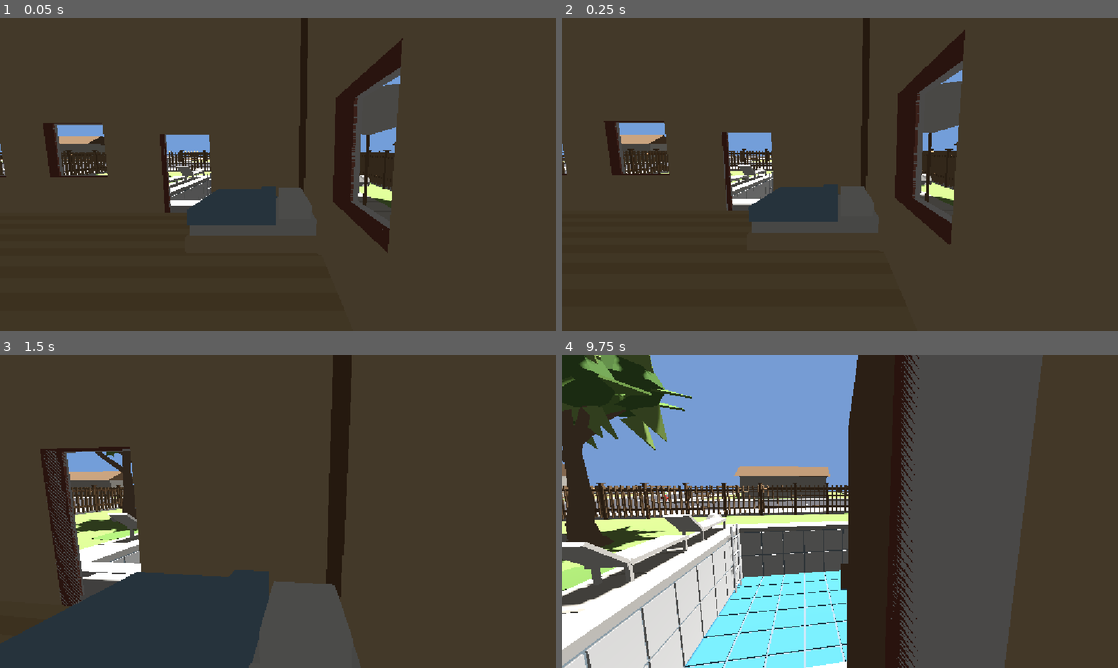
Above: before the commit, frames 1-4 (two rows, left to right).
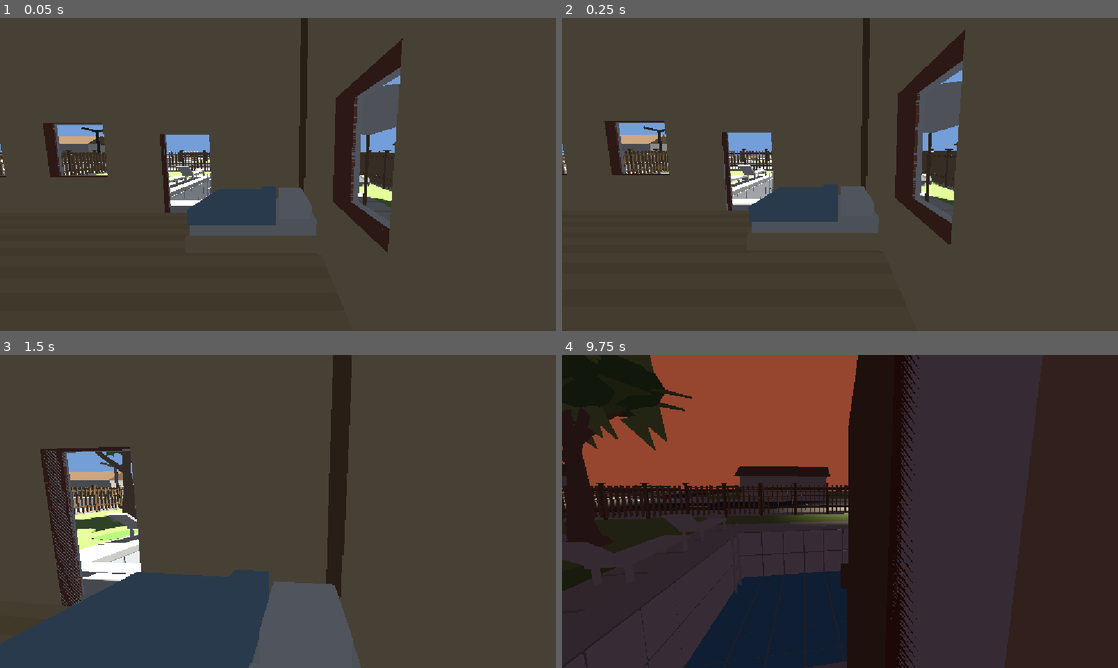
Above: after the commit, the same moments.

Repository: mife-user/drop
Game: Godot game, scene res://scenes/main.tscn
Two runs of this game, one before a commit and one after it. Both use one fixed random seed, a clock stepped at 60 frames per second and the inputs below.
Inputs (mouse positions are in pixels of both pictures, inside the frame that each line leads up to):
- Up to frame 1 (0.05 s): no input
- Up to frame 2 (0.25 s): no input
- Up to frame 3 (1.5 s): tap Enter at 0.5 s; move the mouse to (305, 511) at 0.52 s; hold W (move_forward) from 0.53 s (still down); tap M at 0.6, 1.35 s; tap Space (jump) at 0.77 s; move the mouse to (250, 511) at 1.27 s
- Up to frame 4 (9.75 s): tap Space (jump) at 1.52, 2.75, 3.02, 3.77, 4.25, 4.52, 5.75, 6.02, 6.77, 7.52, 9.02 s; move the mouse to (851, 505) at 2.02 s; tap M every 0.75 s from 2.1 to 9.6 s; move the mouse to (834, 517) at 2.77 s; tap Enter at 3.5, 5 s; move the mouse to (878, 514) at 3.52 s; move the mouse to (795, 508) at 4.27 s; move the mouse to (845, 511) at 5.02 s; move the mouse to (817, 505) at 5.77 s; release W (move_forward) at 5.78 s; hold D (move_right) 5.78-6.53 s; move the mouse to (867, 511) at 6.52 s; hold W (move_forward) 6.53-8.78 s; move the mouse to (812, 511) at 7.27 s; move the mouse to (851, 505) at 8.02 s; move the mouse to (834, 517) at 8.77 s; hold A (move_left) 8.78-9.53 s; move the mouse to (878, 514) at 9.52 s; hold W (move_forward) from 9.53 s (still down)

The runs differ from the first frame. In frame 1, 0.5% of the frame differs, in the area x 0-71%, y 34-59%; in frame 2, 0.8%; in frame 3, 0.9%; in frame 4, 66%, in the area x 0-87%, y 0-100%.

Commit message:
feat:添加路灯并添加点亮逻辑

Diff:
--- a/scenes/main.tscn
+++ b/scenes/main.tscn
@@ -4,25 +4,31 @@
 [ext_resource type="PackedScene" uid="uid://vj7x8tac0anp" path="res://resources/场景.fbx" id="2_0wfyh"]
 [ext_resource type="PackedScene" path="res://scenes/world_collision.tscn" id="3_collision"]
 [ext_resource type="Script" uid="uid://cy6lwokmt2610" path="res://scripts/sun.gd" id="4_jyhfs"]
-[ext_resource type="PackedScene" uid="uid://cpbj5ip2784yq" path="res://resources/消防栓.glb" id="5_tefeu"]
 [ext_resource type="PackedScene" uid="uid://dxppdno0xasp3" path="res://resources/时钟.glb" id="6_o6xl0"]
 [ext_resource type="PackedScene" uid="uid://cpfxu2ij0px5q" path="res://resources/水枪.glb" id="7_tipki"]
 [ext_resource type="PackedScene" uid="uid://dm6o34u6waxn3" path="res://resources/人物.glb" id="8_85g3d"]
+[ext_resource type="PackedScene" uid="uid://c4b5r735ib8rs" path="res://scenes/消防栓.tscn" id="8_eb6dy"]
 [ext_resource type="Script" uid="uid://ch1yv60c11i5s" path="res://scripts/milkegg_encounter.gd" id="9_encounter"]
 [ext_resource type="Script" uid="uid://discn4sa6uiva" path="res://scripts/player.gd" id="10_player"]
 [ext_resource type="Script" uid="uid://bfb61dybj85il" path="res://scripts/day_night.gd" id="11_daynight"]
+[ext_resource type="PackedScene" uid="uid://lfxle76y58ea" path="res://scenes/路灯.tscn" id="13_trceg"]
+
+[sub_resource type="ProceduralSkyMaterial" id="ProceduralSkyMaterial_dp3eg"]
+sky_horizon_color = Color(0.92194134, 0.542827, 0.34595624, 1)
+sky_curve = 0.14999984
+
+[sub_resource type="Sky" id="Sky_trceg"]
+sky_material = SubResource("ProceduralSkyMaterial_dp3eg")
 
 [sub_resource type="Environment" id="Environment_0wfyh"]
 background_mode = 1
-background_color = Color(0.3, 0.3, 0.3, 1)
+background_color = Color(0.28521326, 0.3049525, 0.32419378, 1)
+sky = SubResource("Sky_trceg")
 ambient_light_source = 2
 ambient_light_color = Color(0.3, 0.3, 0.3, 1)
 
 [sub_resource type="BoxShape3D" id="BoxShape3D_pool_exclusion"]
 size = Vector3(6.2552004, 2.682129, 5.5512953)
-
-[sub_resource type="BoxShape3D" id="BoxShape3D_hydrant"]
-size = Vector3(0.562, 0.78, 0.413)
 
 [sub_resource type="CapsuleShape3D" id="CapsuleShape3D_person"]
 radius = 0.28
@@ -34,6 +40,7 @@
 environment = SubResource("Environment_0wfyh")
 script = ExtResource("11_daynight")
 sun = NodePath("../DirectionalLight3D")
+night_ambient_energy = 0.5
 
 [node name="场景" parent="." unique_id=800403422 instance=ExtResource("2_0wfyh")]
 
@@ -65,43 +72,9 @@
 transform = Transform3D(1, 0, 0, 0, 1, 0, 0, 0, 1, -60.026043, 0, 0)
 shadow_enabled = true
 script = ExtResource("4_jyhfs")
-cycle_seconds = 360.0
+angular_speed = 11.6129
 
-[node name="消防栓" parent="." unique_id=98595756 instance=ExtResource("5_tefeu")]
-transform = Transform3D(1, 0, 0, 0, 1, 0, 0, 0, 1, -9.602633, 0, 10.864009)
-
-[node name="StaticBody3D" type="StaticBody3D" parent="消防栓" unique_id=1897817605]
-
-[node name="CollisionShape3D" type="CollisionShape3D" parent="消防栓/StaticBody3D" unique_id=373267707]
-transform = Transform3D(1, 0, 0, 0, 1, 0, 0, 0, 1, 0, 0.39, 0.0285)
-shape = SubResource("BoxShape3D_hydrant")
-
-[node name="消防栓2" parent="." unique_id=407462627 instance=ExtResource("5_tefeu")]
-transform = Transform3D(1, 0, 0, 0, 1, 0, 0, 0, 1, 20.695734, 0, 11.028106)
-
-[node name="StaticBody3D" type="StaticBody3D" parent="消防栓2" unique_id=1875412439]
-
-[node name="CollisionShape3D" type="CollisionShape3D" parent="消防栓2/StaticBody3D" unique_id=961325203]
-transform = Transform3D(1, 0, 0, 0, 1, 0, 0, 0, 1, 0, 0.39, 0.0285)
-shape = SubResource("BoxShape3D_hydrant")
-
-[node name="消防栓3" parent="." unique_id=993313327 instance=ExtResource("5_tefeu")]
-transform = Transform3D(1, 0, 0, 0, 1, 0, 0, 0, 1, 10.116804, 0, 18.789404)
-
-[node name="StaticBody3D" type="StaticBody3D" parent="消防栓3" unique_id=703904352]
-
-[node name="CollisionShape3D" type="CollisionShape3D" parent="消防栓3/StaticBody3D" unique_id=317801575]
-transform = Transform3D(1, 0, 0, 0, 1, 0, 0, 0, 1, 0, 0.39, 0.0285)
-shape = SubResource("BoxShape3D_hydrant")
-
-[node name="消防栓4" parent="." unique_id=1726116226 instance=ExtResource("5_tefeu")]
-transform = Transform3D(1, 0, 0, 0, 1, 0, 0, 0, 1, 10.085126, 2.3841858e-07, -19.727848)
-
-[node name="StaticBody3D" type="StaticBody3D" parent="消防栓4" unique_id=702555435]
-
-[node name="CollisionShape3D" type="CollisionShape3D" parent="消防栓4/StaticBody3D" unique_id=437261185]
-transform = Transform3D(1, 0, 0, 0, 1, 0, 0, 0, 1, 0, 0.39, 0.0285)
-shape = SubResource("BoxShape3D_hydrant")
+[node name="消防" parent="." unique_id=1964114492 instance=ExtResource("8_eb6dy")]
 
 [node name="时钟" parent="." unique_id=584630157 instance=ExtResource("6_o6xl0")]
 transform = Transform3D(-4.3711385e-08, 0, 0.99999994, 0, 1, 0, -0.99999994, 0, -4.3711385e-08, -4.7215667, 3.5920897, -5.114302)
@@ -123,3 +96,16 @@
 
 [node name="Camera3D" type="Camera3D" parent="主人公" unique_id=1367691273]
 transform = Transform3D(-1, 0, 0, 0, 0.9927476, 0.1202173, 0, 0.1202173, -0.9927476, -0.01376915, 1.5187681, 0.16747522)
+current = true
+
+[node name="Node3D" parent="." unique_id=1028946778 instance=ExtResource("13_trceg")]
+transform = Transform3D(0.77779025, -0.030615583, 0.6277778, -0.017296573, 0.99739194, 0.07007074, -0.6282858, -0.06535875, 0.7752322, 9.968058, 0, -10.1630745)
+
+[node name="Node3D2" parent="." unique_id=878234071 instance=ExtResource("13_trceg")]
+transform = Transform3D(-0.5178407, 0, -0.8554772, 0, 1, 0, 0.8554772, 0, -0.5178407, -9.735597, 0, 10.438923)
+
+[node name="Node3D3" parent="." unique_id=1202072296 instance=ExtResource("13_trceg")]
+transform = Transform3D(0.67673266, 0, -0.7362288, 0, 1, 0, 0.7362288, 0, 0.67673266, 19.052406, 0, 19.585913)
+
+[node name="Node3D4" parent="." unique_id=757175327 instance=ExtResource("13_trceg")]
+transform = Transform3D(-0.814888, 0, 0.5796185, 0, 1, 0, -0.5796185, 0, -0.814888, -18.86766, 0, -19.644358)
--- /dev/null
+++ b/scenes/消防栓.tscn
@@ -0,0 +1,44 @@
+[gd_scene format=3 uid="uid://c4b5r735ib8rs"]
+
+[ext_resource type="PackedScene" uid="uid://cpbj5ip2784yq" path="res://resources/消防栓.glb" id="1_rcicv"]
+
+[sub_resource type="BoxShape3D" id="BoxShape3D_hydrant"]
+size = Vector3(0.562, 0.78, 0.413)
+
+[node name="Node3D" type="Node3D" unique_id=1964114492]
+
+[node name="消防栓" parent="." unique_id=186927498 instance=ExtResource("1_rcicv")]
+transform = Transform3D(1, 0, 0, 0, 1, 0, 0, 0, 1, -9.602633, 0, 10.864009)
+
+[node name="StaticBody3D" type="StaticBody3D" parent="消防栓" unique_id=89810799]
+
+[node name="CollisionShape3D" type="CollisionShape3D" parent="消防栓/StaticBody3D" unique_id=816030375]
+transform = Transform3D(1, 0, 0, 0, 1, 0, 0, 0, 1, 0, 0.39, 0.0285)
+shape = SubResource("BoxShape3D_hydrant")
+
+[node name="消防栓2" parent="." unique_id=2008246790 instance=ExtResource("1_rcicv")]
+transform = Transform3D(1, 0, 0, 0, 1, 0, 0, 0, 1, 20.695734, 0, 11.028106)
+
+[node name="StaticBody3D" type="StaticBody3D" parent="消防栓2" unique_id=1135361512]
+
+[node name="CollisionShape3D" type="CollisionShape3D" parent="消防栓2/StaticBody3D" unique_id=1170341941]
+transform = Transform3D(1, 0, 0, 0, 1, 0, 0, 0, 1, 0, 0.39, 0.0285)
+shape = SubResource("BoxShape3D_hydrant")
+
+[node name="消防栓3" parent="." unique_id=2120840053 instance=ExtResource("1_rcicv")]
+transform = Transform3D(1, 0, 0, 0, 1, 0, 0, 0, 1, 10.116804, 0, 18.789404)
+
+[node name="StaticBody3D" type="StaticBody3D" parent="消防栓3" unique_id=131120674]
+
+[node name="CollisionShape3D" type="CollisionShape3D" parent="消防栓3/StaticBody3D" unique_id=1864446895]
+transform = Transform3D(1, 0, 0, 0, 1, 0, 0, 0, 1, 0, 0.39, 0.0285)
+shape = SubResource("BoxShape3D_hydrant")
+
+[node name="消防栓4" parent="." unique_id=1623215187 instance=ExtResource("1_rcicv")]
+transform = Transform3D(1, 0, 0, 0, 1, 0, 0, 0, 1, 10.085126, 2.3841858e-07, -19.727848)
+
+[node name="StaticBody3D" type="StaticBody3D" parent="消防栓4" unique_id=1310076468]
+
+[node name="CollisionShape3D" type="CollisionShape3D" parent="消防栓4/StaticBody3D" unique_id=1468970527]
+transform = Transform3D(1, 0, 0, 0, 1, 0, 0, 0, 1, 0, 0.39, 0.0285)
+shape = SubResource("BoxShape3D_hydrant")
--- /dev/null
+++ b/scenes/路灯.tscn
@@ -0,0 +1,43 @@
+[gd_scene format=3 uid="uid://lfxle76y58ea"]
+
+[ext_resource type="PackedScene" uid="uid://bhvyx84apwmy7" path="res://resources/路灯.glb" id="1_3bslu"]
+[ext_resource type="Script" uid="uid://b62kpqd3ia08n" path="res://scripts/路灯.gd" id="2_ni2ya"]
+
+[sub_resource type="BoxMesh" id="BoxMesh_ml62v"]
+size = Vector3(0.20848083, 0.13293457, 1.0395508)
+
+[node name="Node3D" type="Node3D" unique_id=1028946778]
+
+[node name="路灯" parent="." unique_id=1553762969 instance=ExtResource("1_3bslu")]
+transform = Transform3D(1, 0, 0, 0, 1, 0, 0, 0, 1, -0.006784573, 1.4901161e-08, -0.0016122311)
+script = ExtResource("2_ni2ya")
+
+[node name="OmniLight3D" type="OmniLight3D" parent="路灯" unique_id=576983912]
+transform = Transform3D(1, 0, 0, 0, 1, 0, 0, 0, 1, -0.019798756, 4.0584826, -0.87147844)
+
+[node name="OmniLight3D2" type="OmniLight3D" parent="路灯" unique_id=1393462998]
+transform = Transform3D(1, 0, 0, 0, 1, 0, 0, 0, 1, 0, 4.0968523, 0.8223103)
+
+[node name="灯芯2" type="MeshInstance3D" parent="路灯" unique_id=217481204]
+transform = Transform3D(1, 0, 0, 0, 0.96032625, 0.278879, 0, -0.278879, 0.96032625, 0.012193814, 4.249639, 0.8175865)
+mesh = SubResource("BoxMesh_ml62v")
+
+[node name="灯芯" type="MeshInstance3D" parent="路灯" unique_id=826882961]
+transform = Transform3D(-0.99999297, 0.0010450352, -0.0035986062, 8.875169e-10, 0.96032625, 0.27887896, 0.0037472714, 0.27887702, -0.96031946, 0.012, 4.255, -0.818)
+mesh = SubResource("BoxMesh_ml62v")
+
+[node name="SpotLight3D" type="SpotLight3D" parent="路灯" unique_id=1430898271]
+transform = Transform3D(1, 0, 0, 0, 0.4213198, 0.90691215, 0, -0.90691215, 0.4213198, -0.019798756, 4.230699, -0.87147844)
+light_color = Color(1, 0.9260749, 0.79595864, 1)
+light_energy = 5.0
+spot_range = 10.0
+spot_attenuation = 0.75
+spot_angle = 75.0
+
+[node name="SpotLight3D2" type="SpotLight3D" parent="路灯" unique_id=932963838]
+transform = Transform3D(1, 0, 0, 0, -0.64497924, 0.7642001, 0, -0.7642001, -0.64497924, -0.03959751, 4.174311, 0.8261877)
+light_color = Color(1, 0.9255881, 0.7977378, 1)
+light_energy = 5.0
+spot_range = 10.0
+spot_attenuation = 0.75
+spot_angle = 75.0
--- a/scripts/day_night.gd
+++ b/scripts/day_night.gd
@@ -1,25 +1,37 @@
 extends WorldEnvironment
 
-## 让环境光与背景色跟随太阳的「白天程度」一起变化，配合只有白天和晚霞的昼夜循环。
+## 让环境光与背景色跟随太阳高度一起变化，配合 scripts/sun.gd 的完整昼夜循环。
 ## 挂在 WorldEnvironment 上，把场景里那个挂了 scripts/sun.gd 的平行光拖到 sun 属性里即可。
+##
+## 配色同样分「夜晚 / 晚霞 / 白天」三套，和 sun.gd 用同一套高度映射：
+##   高度 0（太阳在正下方）= 夜晚   0.5（地平线）= 晚霞   1（正上方）= 白天
 ##
 ## 注意：Environment 上的静态设置（Background Mode = Color、Ambient Light Source = Color）
 ## 写在 scenes/main.tscn 里而不是脚本里，方便直接在检查器里看到和修改。
 
-## 提供白天程度的太阳（挂 scripts/sun.gd 的那个平行光）
+## 提供高度的太阳（挂 scripts/sun.gd 的那个平行光）
 @export var sun: SunLight
-## 正午时的环境光强度
+
+## 夜晚的环境光颜色（冷蓝，保证黑夜里还看得清轮廓）
+@export var night_ambient_color: Color = Color(0.16, 0.22, 0.42)
+## 夜晚的环境光强度：设成 0 则夜里只剩直射光，会非常黑
+@export_range(0.0, 4.0, 0.01) var night_ambient_energy: float = 0.18
+## 夜晚的背景色（夜空）
+@export var night_background_color: Color = Color(0.02, 0.03, 0.08)
+
+## 晚霞时的环境光颜色（偏暖）
+@export var dusk_ambient_color: Color = Color(0.38, 0.26, 0.24)
+## 晚霞时的环境光强度
+@export_range(0.0, 4.0, 0.01) var dusk_ambient_energy: float = 0.55
+## 晚霞时的背景色
+@export var dusk_background_color: Color = Color(0.88, 0.4, 0.24)
+
+## 白天的环境光颜色（从四面八方均匀照来的底色）
+@export var day_ambient_color: Color = Color(0.32, 0.34, 0.38)
+## 白天的环境光强度
 @export_range(0.0, 4.0, 0.01) var day_ambient_energy: float = 1.0
-## 晚霞时的环境光强度：别设成 0，否则晚霞段会暗到看不清
-@export_range(0.0, 4.0, 0.01) var dusk_ambient_energy: float = 0.6
-## 正午时的环境光颜色（从四面八方均匀照来的底色）
-@export var day_ambient_color: Color = Color(0.3, 0.3, 0.3)
-## 晚霞时的环境光颜色（偏暖）
-@export var dusk_ambient_color: Color = Color(0.34, 0.24, 0.2)
-## 正午时的背景色（暂代天空的纯色；以后换成 Sky 时这项就用不上了）
+## 白天的背景色（暂代天空的纯色；以后换成 Sky 时这项就用不上了）
 @export var day_background_color: Color = Color(0.45, 0.62, 0.85)
-## 晚霞时的背景色
-@export var dusk_background_color: Color = Color(0.85, 0.42, 0.28)
 
 
 # Called when the node enters the scene tree for the first time.
@@ -32,11 +44,14 @@
 	_sync()
 
 
-## 按太阳的白天程度把环境光与背景色插值到当前该有的样子。
+## 按太阳高度把三套配色插值成当前该有的样子。
 func _sync() -> void:
 	if environment == null or not is_instance_valid(sun):
 		return
-	var daylight: float = clampf(sun.daylight, 0.0, 1.0)
-	environment.ambient_light_color = dusk_ambient_color.lerp(day_ambient_color, daylight)
-	environment.ambient_light_energy = lerpf(dusk_ambient_energy, day_ambient_energy, daylight)
-	environment.background_color = dusk_background_color.lerp(day_background_color, daylight)
+	var h: float = clampf(sun.height, 0.0, 1.0)
+	# smoothstep 两端导数为 0，两段在 h = 0.5（地平线）处能平滑接上
+	var to_dusk: float = smoothstep(0.0, 0.5, h)   # 0 = 夜晚，1 = 晚霞
+	var to_day: float = smoothstep(0.5, 1.0, h)    # 0 = 晚霞，1 = 白天
+	environment.ambient_light_color = night_ambient_color.lerp(dusk_ambient_color, to_dusk).lerp(day_ambient_color, to_day)
+	environment.ambient_light_energy = lerpf(lerpf(night_ambient_energy, dusk_ambient_energy, to_dusk), day_ambient_energy, to_day)
+	environment.background_color = night_background_color.lerp(dusk_background_color, to_dusk).lerp(day_background_color, to_day)
--- a/scripts/sun.gd
+++ b/scripts/sun.gd
@@ -1,75 +1,78 @@
 class_name SunLight
 extends DirectionalLight3D
 
-## 让太阳（平行光）绕 Z 轴在天空上半部分摆动：从一侧贴近地平线的「晚霞」角度升到正上方，
-## 再落到另一侧的「晚霞」角度，然后用同样的路径摆回来。
-## 太阳永远不会落到地平线以下，所以场景只有白天和晚霞，没有黑夜。
-## 摆动由余弦驱动，在两头（晚霞）停留更久、中间（正午）走得更快。
+## 让太阳（平行光）绕 Z 轴公转一整圈，模拟完整昼夜：白天 → 晚霞 → 夜晚 → 日出 → 白天。
+##
+## 光强与光色由「夜晚 / 晚霞 / 正午」三套配色平滑过渡而来，权重只看太阳高度：
+##   高度 0（太阳在正下方）= 夜晚   0.5（地平线）= 晚霞   1（正上方）= 正午
+## 两段过渡都用 smoothstep，它在两端导数为 0，所以在地平线这个接缝处不会出现硬拐角。
+
+## 太阳所在的分组名。路灯这类需要判断「现在是不是晚上」的节点，靠这个分组找到太阳，
+## 不用在场景里一处处连 NodePath —— 见 scripts/路灯.gd。
+const GROUP_NAME := "太阳"
 
 ## 公转中心点（世界坐标）
 @export var orbit_center: Vector3 = Vector3.ZERO
 ## 公转半径（米）
 @export var orbit_radius: float = 44.273
+## 公转角速度（度/秒）：360 / 该值 = 一整天多少秒。15 即 24 秒一天，一半是黑夜
+@export var angular_speed: float = 15.0
+## 初始角度（度）：0° 在 +X 地平线，90° 在 +Y 正上方（正午），180° 在 -X 地平线
+@export var start_angle_deg: float = 90.0
 ## 是否始终朝向公转中心（关闭后只做位移，保持自身朝向不变）
 @export var look_at_center: bool = true
 
-## 摆动的最低角度（度）：越大离地平线越高、晚霞越淡；12 表示最低时离地平线 12°
-@export_range(1.0, 45.0, 0.5) var dusk_angle_deg: float = 12.0
-## 一个完整来回「晚霞 → 白天 → 晚霞」的时长（秒）
-@export_range(1.0, 600.0, 0.5) var cycle_seconds: float = 24.0
-## 起始相位：0 / 0.5 / 1 = 停在晚霞端，0.25 / 0.75 = 停在正午
-@export_range(0.0, 1.0, 0.01) var start_phase: float = 0.25
+## 夜晚的光色（冷蓝，当作月光）
+@export var night_color: Color = Color(0.45, 0.55, 0.95)
+## 夜晚的光强：设成 0 则夜里完全没有直射光，只剩环境光
+@export_range(0.0, 8.0, 0.01) var night_energy: float = 0.07
+## 晚霞（日出 / 日落）的光色，偏暖橙
+@export var dusk_color: Color = Color(1.0, 0.45, 0.22)
+## 晚霞时的光强
+@export_range(0.0, 8.0, 0.01) var dusk_energy: float = 0.5
+## 正午的光色
+@export var day_color: Color = Color(1.0, 0.98, 0.92)
+## 正午的光强
+@export_range(0.0, 8.0, 0.01) var day_energy: float = 1.0
 
-## 正午时的光强
-@export_range(0.0, 8.0, 0.01) var noon_energy: float = 1.0
-## 晚霞时的光强：别设成 0，否则晚霞段会暗到看不清
-@export_range(0.0, 8.0, 0.01) var dusk_energy: float = 0.55
-## 正午时的光色
-@export var noon_color: Color = Color(1, 1, 1)
-## 晚霞时的光色（偏暖橙）
-@export var dusk_color: Color = Color(1.0, 0.62, 0.35)
+## 太阳高度角的正弦值：1 = 正上方，0 = 地平线，-1 = 正下方
+var elevation: float = 0.0
+## 归一化高度：0 = 正下方（深夜），0.5 = 地平线，1 = 正上方（正午）。
+## 供 scripts/day_night.gd 读取以联动环境光与背景色，不要在检查器里手动改。
+var height: float = 1.0
 
-## 当前太阳高度角的正弦值：1 = 正上方，越接近 0 越贴近地平线（本脚本下永远不会是负数）
-var elevation: float = 0.0
-## 归一化的「白天程度」：0 = 处在最低的晚霞角度，1 = 正午，中间连续过渡。
-## 供 scripts/day_night.gd 读取以联动环境光与背景色，不要在检查器里手动改。
-var daylight: float = 1.0
-
-## 当前摆动相位（0〜1），0 与 0.5 是两端的晚霞，0.25 / 0.75 是正午
-var _phase: float = 0.0
 ## 当前角度（弧度）
 var _angle_rad: float = 0.0
 
 
 # Called when the node enters the scene tree for the first time.
 func _ready() -> void:
-	_phase = clampf(start_phase, 0.0, 1.0)
+	# 加进「太阳」分组，需要按昼夜开关的节点（如路灯）直接按组查找即可
+	add_to_group(GROUP_NAME)
+	_angle_rad = deg_to_rad(start_angle_deg)
 	_apply_orbit()
 
 
 # Called every frame. 'delta' is the elapsed time since the previous frame.
 func _process(delta: float) -> void:
-	_phase = fmod(_phase + delta / maxf(cycle_seconds, 0.001), 1.0)
+	_angle_rad = fmod(_angle_rad + deg_to_rad(angular_speed) * delta, TAU)
 	_apply_orbit()
 
 
 func _apply_orbit() -> void:
-	# 余弦来回：0 → 1 → 0，两端（晚霞）停留更久，中间（正午）快速掠过
-	var arc: float = (1.0 - cos(_phase * TAU)) * 0.5
-	# 在 dusk_angle_deg 与 180-dusk_angle_deg 之间摆动，中途正好经过 90°（正上方）
-	_angle_rad = deg_to_rad(lerpf(dusk_angle_deg, 180.0 - dusk_angle_deg, arc))
 	global_position = orbit_center + Vector3(cos(_angle_rad), sin(_angle_rad), 0.0) * orbit_radius
-	# 摆动方向始终位于 XY 平面内，用 Vector3.BACK 作为 up 可避免与朝向平行导致的报错
+	# 公转方向始终位于 XY 平面内，用 Vector3.BACK 作为 up 可避免与朝向平行导致的报错
 	if look_at_center and orbit_radius > 0.0:
 		look_at(orbit_center, Vector3.BACK)
 	_update_light()
 
 
-## 按「白天程度」决定光强与光色：最低点也有 dusk_energy / dusk_color，不会黑下去。
+## 按高度分两段过渡：地平线以下「深夜 → 晚霞」，地平线以上「晚霞 → 正午」。
 func _update_light() -> void:
 	elevation = sin(_angle_rad)
-	# 把高度角映射成 0（最低的晚霞角度）〜1（正上方）
-	var lowest: float = sin(deg_to_rad(dusk_angle_deg))
-	daylight = clampf(inverse_lerp(lowest, 1.0, elevation), 0.0, 1.0)
-	light_energy = lerpf(dusk_energy, noon_energy, daylight)
-	light_color = dusk_color.lerp(noon_color, smoothstep(0.0, 1.0, daylight))
+	height = clampf((elevation + 1.0) * 0.5, 0.0, 1.0)
+	# smoothstep 两端导数为 0，两段在 height = 0.5（地平线）处能平滑接上
+	var to_dusk: float = smoothstep(0.0, 0.5, height)   # 0 = 深夜，1 = 晚霞
+	var to_day: float = smoothstep(0.5, 1.0, height)    # 0 = 晚霞，1 = 正午
+	light_color = night_color.lerp(dusk_color, to_dusk).lerp(day_color, to_day)
+	light_energy = lerpf(lerpf(night_energy, dusk_energy, to_dusk), day_energy, to_day)
--- /dev/null
+++ b/scripts/路灯.gd
@@ -0,0 +1,71 @@
+extends Node3D
+
+## 路灯：让灯下所有 Light3D 只在夜晚亮起，天亮了就整个关掉。
+##
+## 亮灭由「太阳高度」驱动 —— 读的是 scripts/sun.gd 里的公共变量 SunLight.height
+## （0 = 深夜，0.5 = 地平线，1 = 正午），和 scripts/day_night.gd 是同一套映射，
+## 所以路灯、环境光、天色三者天然同步，不会出现「天还没黑灯就亮了」。
+##
+## 太阳是按分组找的：scripts/sun.gd 在 _ready 里把自己加进了「太阳」组，
+## 15 盏路灯都不用在检查器里连 NodePath。
+##
+## 各光源的亮度基准 = 你在检查器里给该光源设的 light_energy，
+## 脚本只是按夜晚系数去缩放它，也就是「检查器里的值 = 全黑时该有的亮度」。
+## 想让某个灯更亮，去改那个光源自己的 light_energy 就行，不用动这里。
+
+## 太阳降到这个高度以下，路灯开始亮（0.5 = 地平线，1 = 正午）
+@export_range(0.0, 1.0, 0.01) var dusk_height: float = 0.58
+## 太阳降到这个高度，路灯完全亮起。和上一项拉开距离就是黄昏/黎明的渐亮渐灭时长
+@export_range(0.0, 1.0, 0.01) var night_height: float = 0.44
+## 整体亮度倍率：1.0 = 完全按各光源自己的 light_energy 来，2.0 = 全部加倍
+@export_range(0.0, 4.0, 0.01) var brightness: float = 1.0
+## 取消勾选后脚本不再管光源，方便把时间停在白天单独调灯
+@export var auto_control: bool = true
+
+## 夜晚系数小于这个值就当作「天亮了」，直接把光源关掉，不再每帧算能量
+const _DAY_EPSILON: float = 0.001
+
+## 本路灯下所有参与自动开关的光源，_ready 时收集一次
+var _lights: Array[Light3D] = []
+## 与 _lights 一一对应，存各光源在检查器里设的 light_energy 作为亮度基准
+var _base_energy: PackedFloat32Array = PackedFloat32Array()
+## 提供太阳高度的平行光，按「太阳」分组查找
+var _sun: SunLight
+
+
+# Called when the node enters the scene tree for the first time.
+func _ready() -> void:
+	# 把灯下所有 Light3D（现为 2 个 OmniLight3D + 2 个 SpotLight3D）都收进来；
+	# 以后往路灯下再加光源会自动被接管，不用回来改脚本。
+	for node in find_children("*", "Light3D", true, false):
+		var light: Light3D = node as Light3D
+		_lights.append(light)
+		_base_energy.append(light.light_energy)
+	# 太阳通常已经进树了，先取一次，让第一帧就是正确的亮灭状态
+	_sun = get_tree().get_first_node_in_group(SunLight.GROUP_NAME) as SunLight
+	_sync()
+
+
+# Called every frame. 'delta' is the elapsed time since the previous frame.
+func _process(_delta: float) -> void:
+	# 太阳可能比路灯晚进场景树，没找到就每帧重试，找到之后这里只剩一次很轻的有效性检查
+	if not is_instance_valid(_sun):
+		_sun = get_tree().get_first_node_in_group(SunLight.GROUP_NAME) as SunLight
+		if _sun == null:
+			return
+	_sync()
+
+
+## 按太阳高度算出夜晚系数（0 = 白天，1 = 全黑），再同步到本路灯的所有光源。
+func _sync() -> void:
+	if not auto_control or _sun == null:
+		return
+	# smoothstep 两端导数为 0，黄昏时灯是渐渐亮起来的，不会「啪」地一下全开
+	var night: float = 1.0 - smoothstep(night_height, dusk_height, _sun.height)
+	# 白天把 visible 关掉：不可见的光源会从渲染列表里整个拿掉，比只把能量设成 0 更省
+	var on: bool = night > _DAY_EPSILON
+	for i in _lights.size():
+		var light: Light3D = _lights[i]
+		light.visible = on
+		if on:
+			light.light_energy = _base_energy[i] * night * brightness
Not shown, added: resources/分针.glb.import
Not shown, added: resources/时针.glb.import
Not shown, added: resources/水带.glb.import
Not shown, added: resources/盆栽花.glb.import
Not shown, added: resources/草堆.glb.import
Not shown, added: resources/路灯.glb.import
Not shown, added: scripts/路灯.gd.uid
